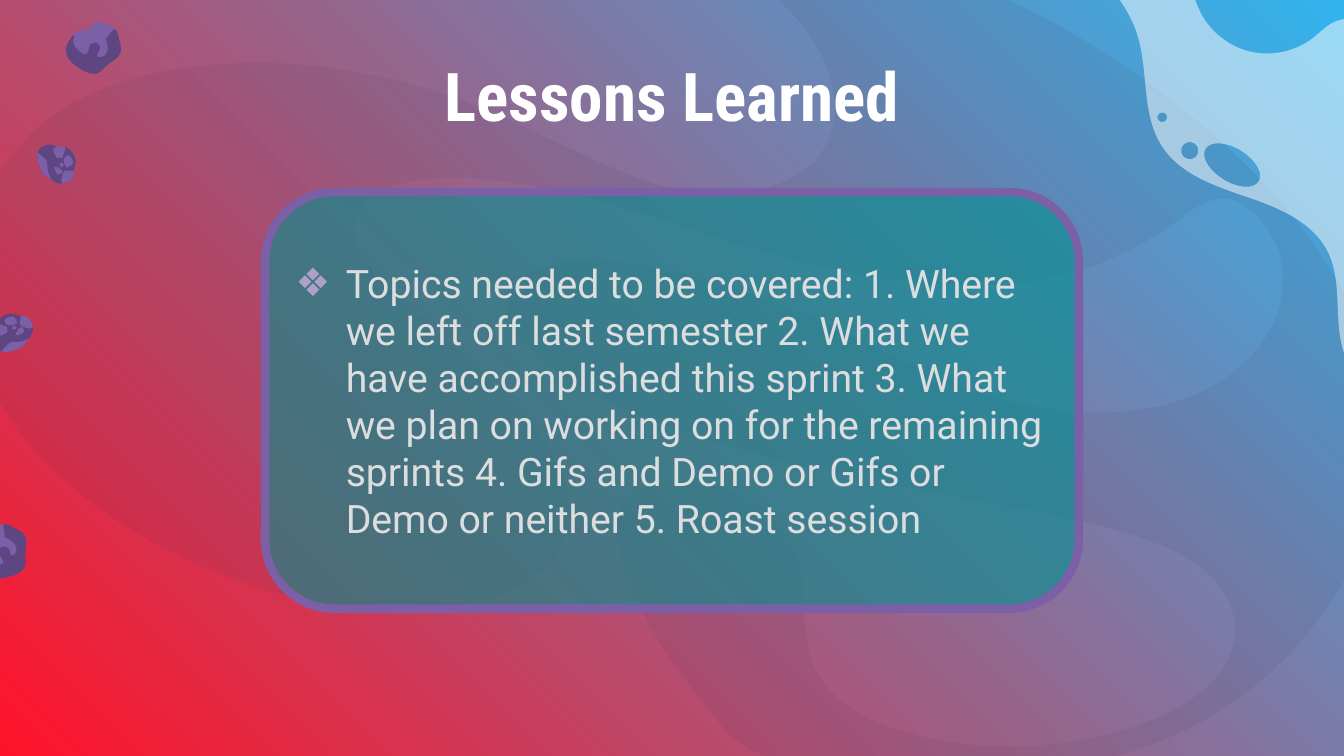
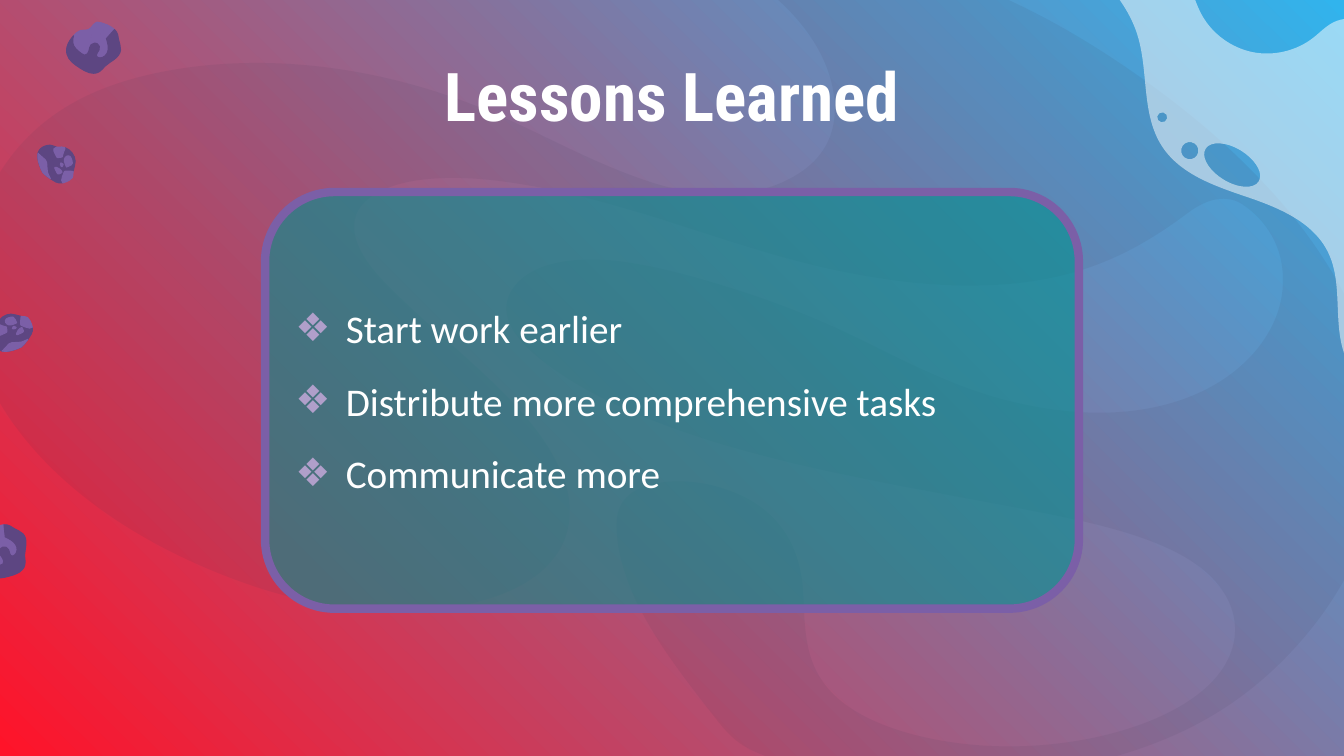
Before and after one commit to DanielKhali1/EGR101-Sim, a slide deck: slide 15 of Documentation/sprintdemo4.pptx (slide 13 before the commit). Drawn at 1344x756 pixels with LibreOffice and Linux fonts; fonts in the diff are those of the drawing; background and template pictures are left out. Boxes give left, top, right and bottom in pixels: in the first picture for what was removed or moved away, otherwise in the second. Text is boxed around its words. In the diff, an @@ line names an element or a change of style, - is before the commit and + after.

```diff
--- a/Documentation/sprintdemo4.pptx
+++ b/Documentation/sprintdemo4.pptx
@@ text in rounded rectangle at (x1=346, y1=315, x2=936, y2=489): text changed; font Roboto to Calibri; text colour #DCDDDE to #FFFFFF @@
-❖ Topics needed to be covered: 1. Where we left off last semester 2. What we have accomplished this sprint 3. What we plan on working on for the remaining sprints 4. Gifs and Demo or Gifs or Demo or neither 5. Roast session
+❖ Start work earlier
+❖ Distribute more comprehensive tasks
+❖ Communicate more
```
Also in this commit, not shown: 5 other slides changed, 3 slides added, 1 slide removed.
